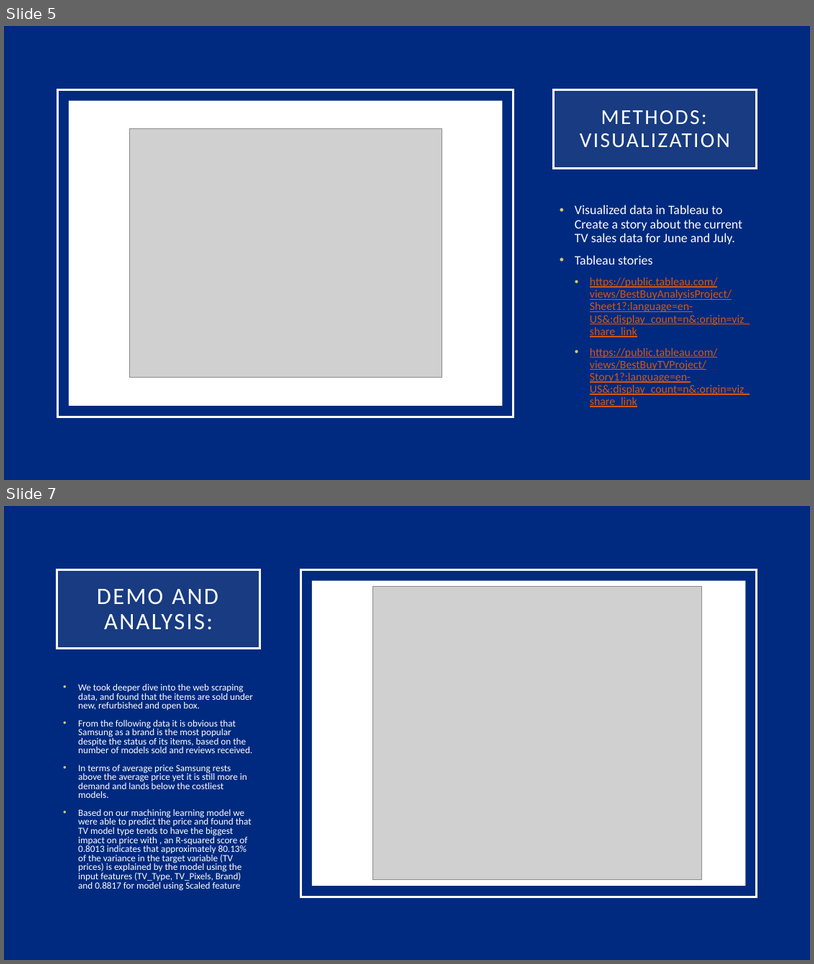
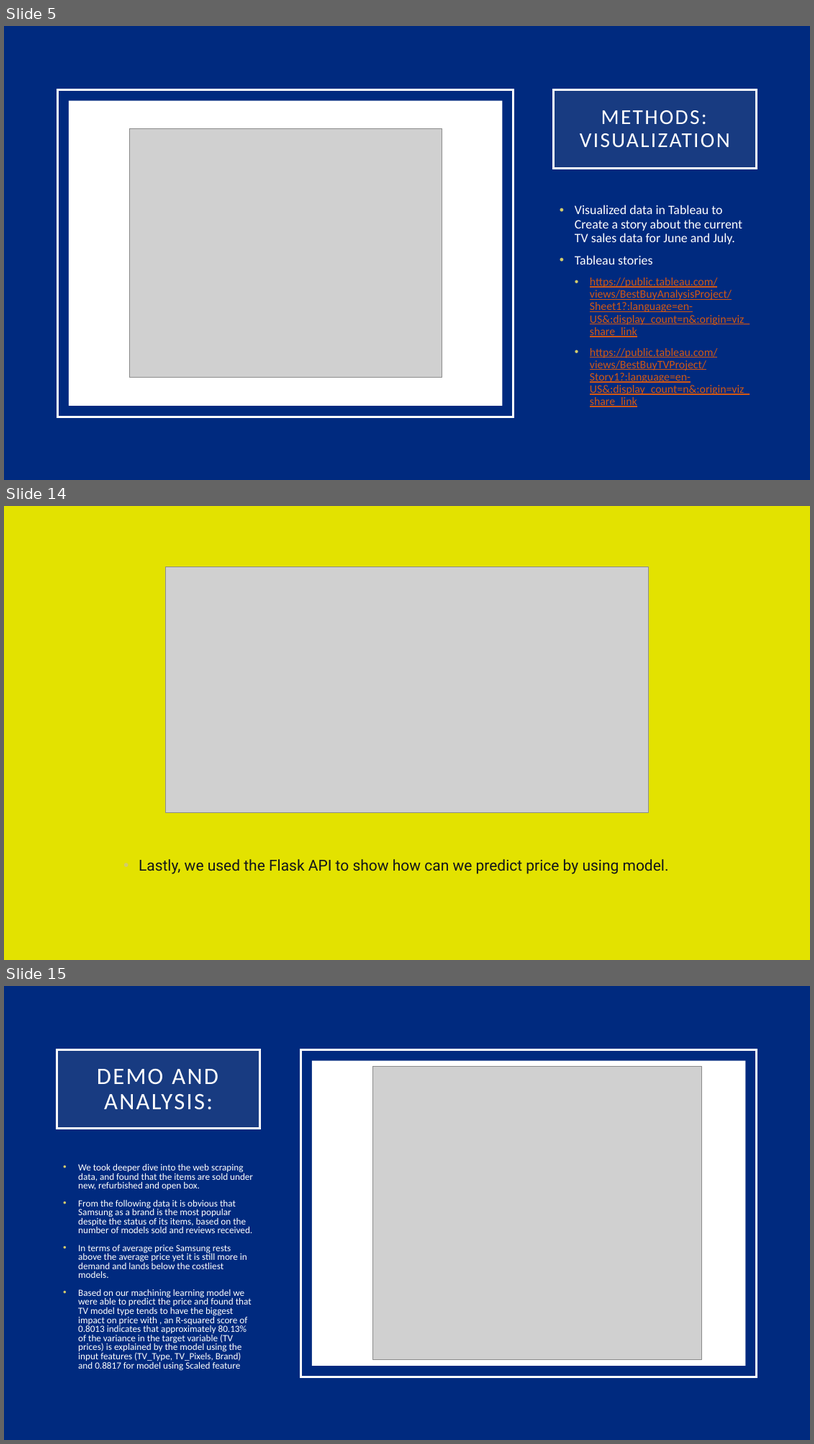
Before and after one commit to kdmorjam/Project_4_BestBuy, a slide deck: Ishita/BestBuy.pptx. Shown one above the other, each under a label of ours: slides 5 and 7 before the commit, slides 5, 14 and 15 after it; the slides between them are not shown. The pictures are 814x964 and 814x1444 pixels, drawn with LibreOffice and Linux fonts; fonts in the diff are those of the drawing; grey boxes stand for pictures. Boxes give left, top, right and bottom in pixels: in the first picture for what was removed or moved away, otherwise in the second. Text is boxed around its words. In the diff, an @@ line names an element or a change of style, - is before the commit and + after.

```diff
--- a/Ishita/BestBuy.pptx
+++ b/Ishita/BestBuy.pptx
@@ slide 14 added at (x1=4, y1=506, x2=810, y2=960), background #E3E200 @@
@@ picture added at (x1=165, y1=566, x2=649, y2=812) @@
@@ text added at (x1=139, y1=859, x2=669, y2=874), 18 pt, text #12151B @@
+• Lastly, we used the Flask API to show how can we predict price by using model.
@@ what was slide 7 is now slide 15 @@
```
Also in this commit, not shown: 1 slide changed, 7 other slides added, 1 other file.
